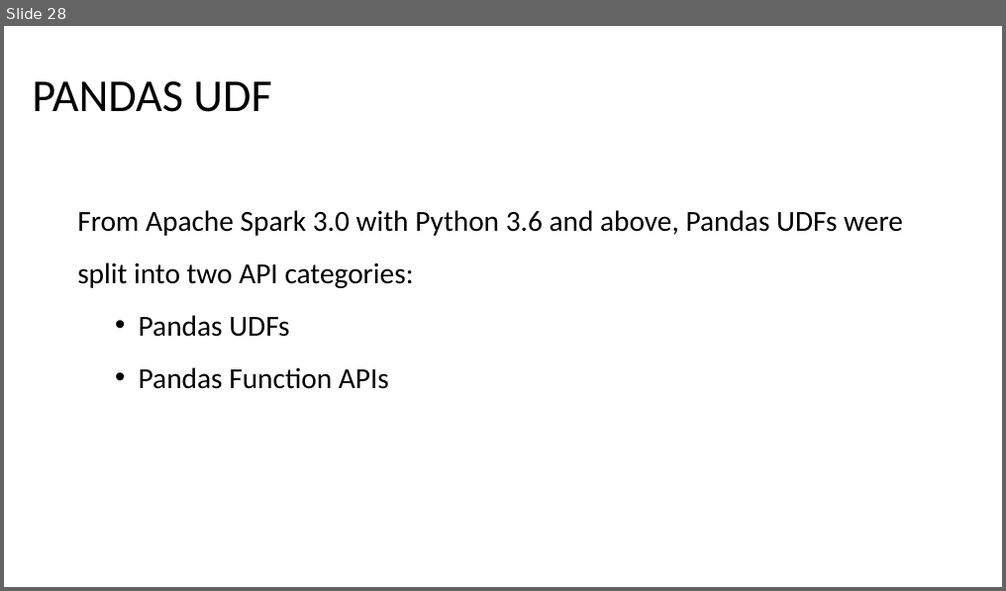
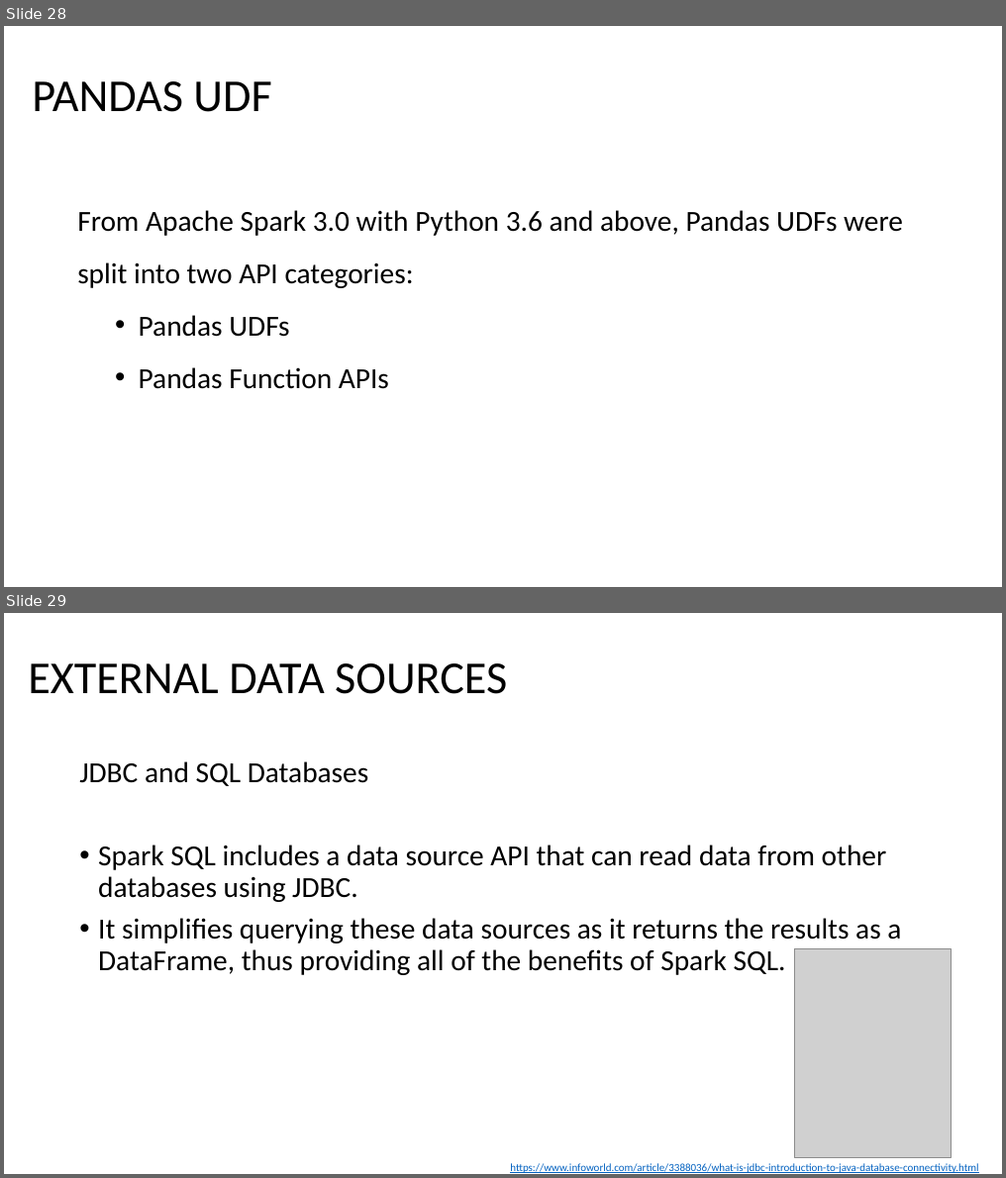
Before and after one commit to atarighati/Learning-Spark-Second_Edition, a slide deck: Learning Spark Notes.pptx. Shown one above the other, each under a label of ours: slide 28 before the commit, slides 28 and 29 after it. The pictures are 1006x591 and 1006x1178 pixels, drawn with LibreOffice and Linux fonts; fonts in the diff are those of the drawing; grey boxes stand for pictures. Boxes give left, top, right and bottom in pixels: in the first picture for what was removed or moved away, otherwise in the second. Text is boxed around its words. In the diff, an @@ line names an element or a change of style, - is before the commit and + after.

```diff
--- a/Learning Spark Notes.pptx
+++ b/Learning Spark Notes.pptx
@@ slide 29 added at box(4, 613, 1002, 1174), background #FFFFFF @@
@@ title added at box(28, 663, 507, 694), 44 pt, text #000000 @@
+EXTERNAL DATA SOURCES
@@ text added at box(79, 761, 901, 975), 28 pt, text #000000 @@
+JDBC and SQL Databases
+• Spark SQL includes a data source API that can read data from other databases using JDBC.
+• It simplifies querying these data sources as it returns the results as a DataFrame, thus providing all of the benefits of Spark SQL.
@@ picture added at box(795, 950, 951, 1158) @@
@@ text added at box(510, 1163, 978, 1173), 10.5 pt, text #0563C1, underline @@
+https://www.infoworld.com/article/3388036/what-is-jdbc-introduction-to-java-database-connectivity.html
```
Also in this commit, not shown: 11 other slides added.
